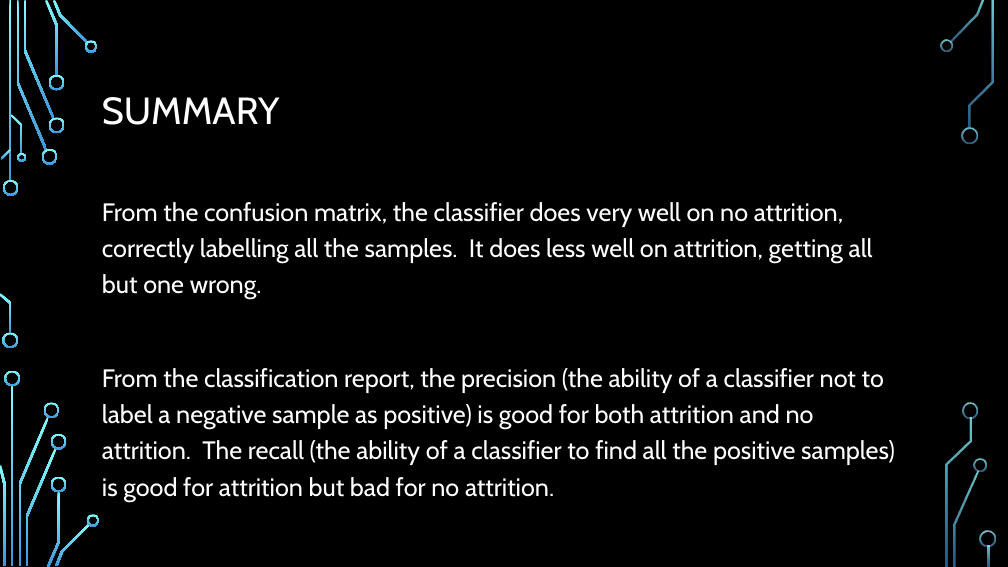
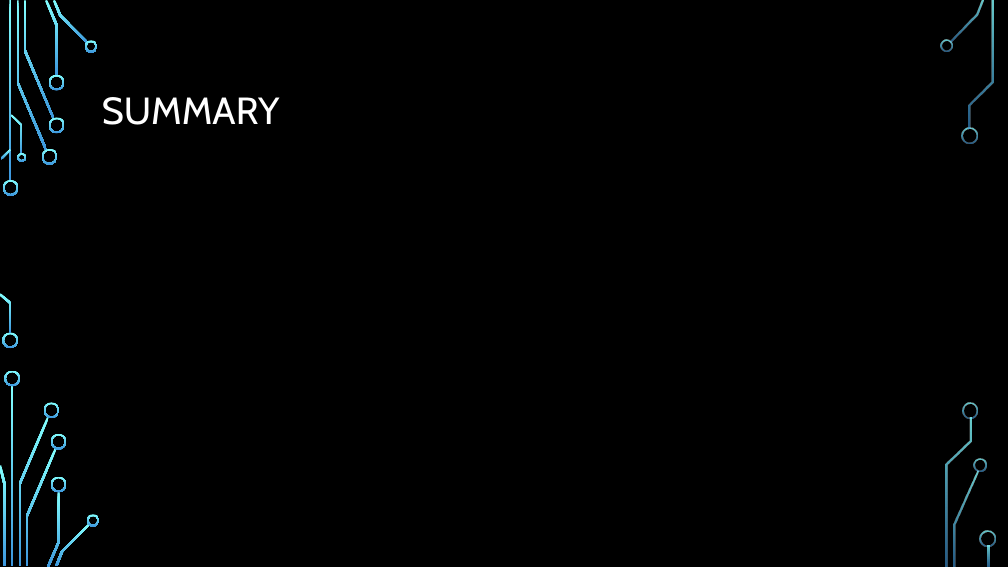
Before and after one commit to ddaniel2024/Project-4, a slide deck: slide 28 of Employee Attrition Prediction Presentation.pptx. Drawn at 1008x567 pixels with LibreOffice and Linux fonts; fonts in the diff are those of the drawing; background and template pictures are left out. Boxes give left, top, right and bottom in pixels: in the first picture for what was removed or moved away, otherwise in the second. Text is boxed around its words. In the diff, an @@ line names an element or a change of style, - is before the commit and + after.

Commit message:
working on slides

```diff
--- a/Employee Attrition Prediction Presentation.pptx
+++ b/Employee Attrition Prediction Presentation.pptx
@@ text removed at (102, 202, 895, 502) @@
-From the confusion matrix, the classifier does very well on no attrition, correctly labelling all the samples. It does less well on attrition, getting all but one wrong.
-From the classification report, the precision (the ability of a classifier not to label a negative sample as positive) is good for both attrition and no attrition. The recall (the ability of a classifier to find all the positive samples) is good for attrition but bad for no attrition.
```
Also in this commit, not shown: 12 other slides changed, 8 slides added, 8 slides removed, 10 other files.
